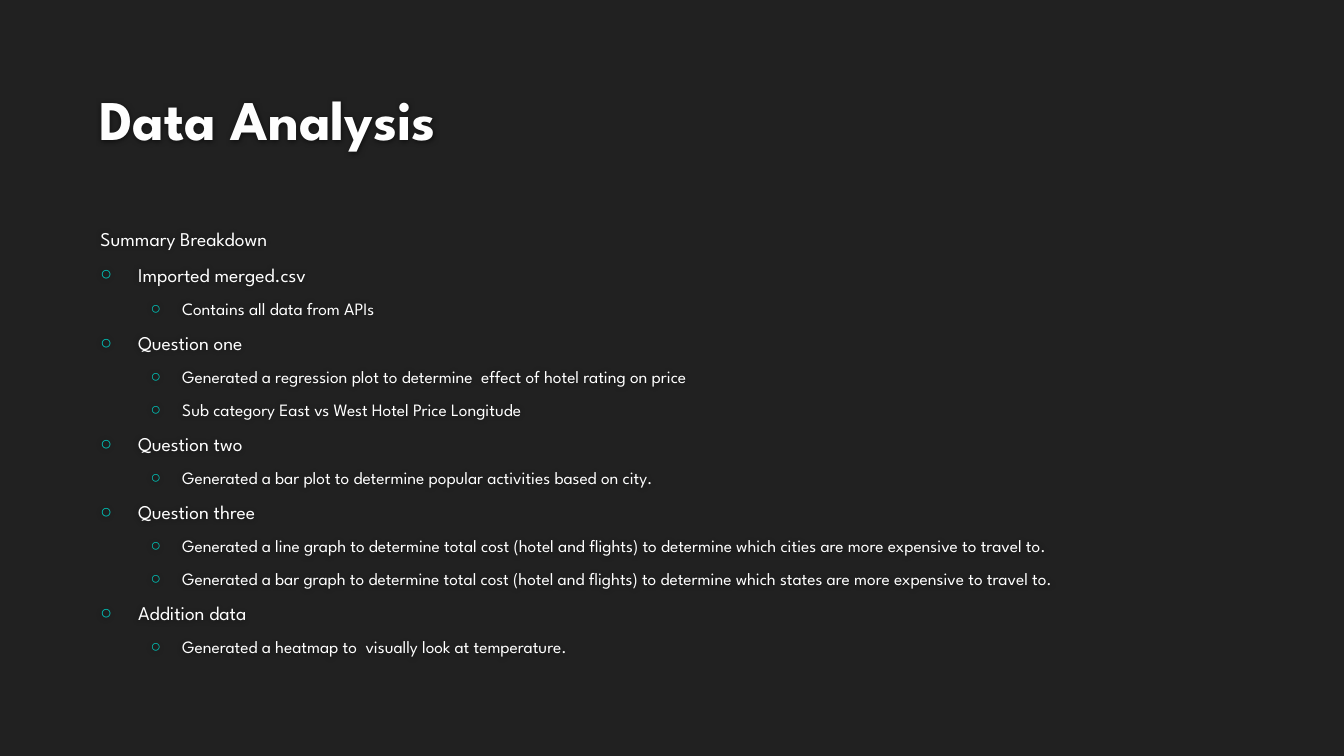
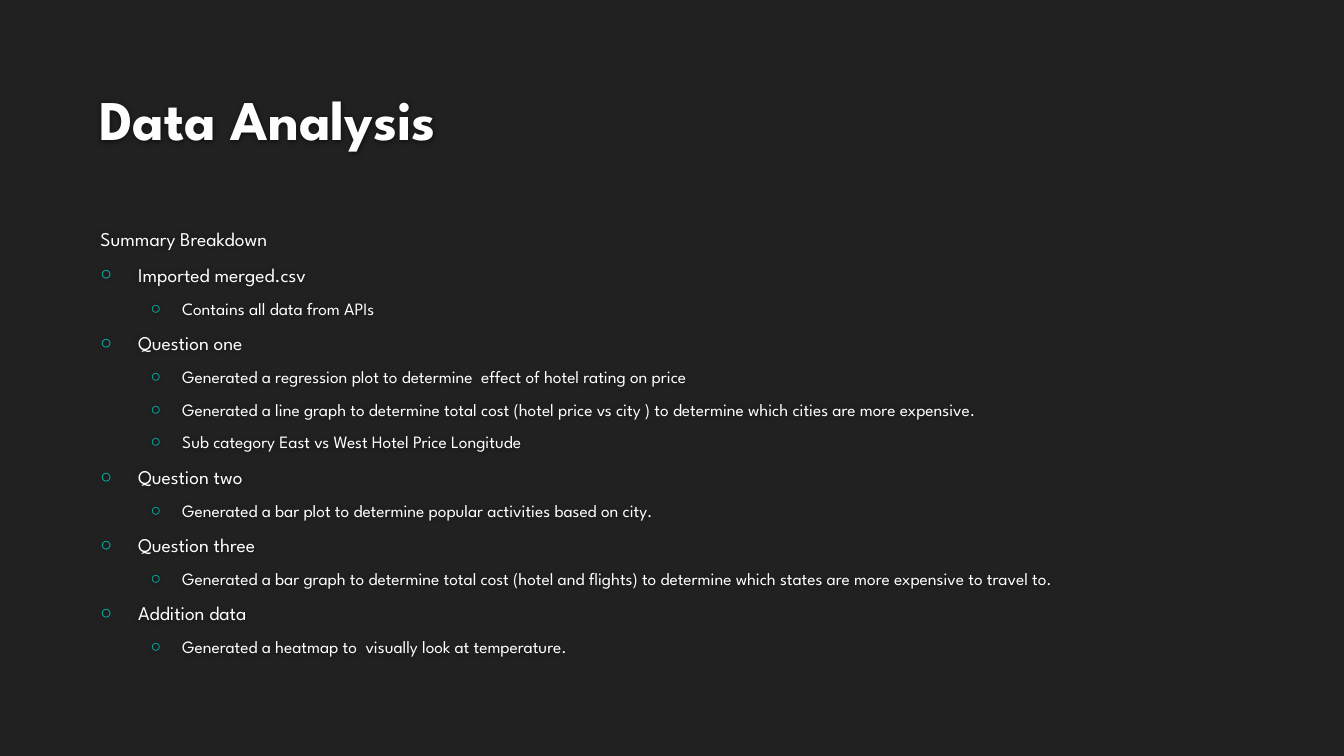
Before and after one commit to Kaylawkelly/HotelRateLocataion-Project1, a slide deck: slide 9 of Project 1_Where to Build.pptx. Drawn at 1344x756 pixels with LibreOffice and Linux fonts; fonts in the diff are those of the drawing; background and template pictures are left out. Boxes give left, top, right and bottom in pixels: in the first picture for what was removed or moved away, otherwise in the second. Text is boxed around its words. In the diff, an @@ line names an element or a change of style, - is before the commit and + after.

```diff
--- a/Project 1_Where to Build.pptx
+++ b/Project 1_Where to Build.pptx
@@ text at (182, 404, 975, 420): paragraph added @@
+  ○ Generated a line graph to determine total cost (hotel price vs city ) to determine which cities are more expensive.
@@ text at (182, 540, 1046, 556): paragraph removed @@
-  ○ Generated a line graph to determine total cost (hotel and flights) to determine which cities are more expensive to travel to.
```
Also in this commit, not shown: 1 other slide changed.
